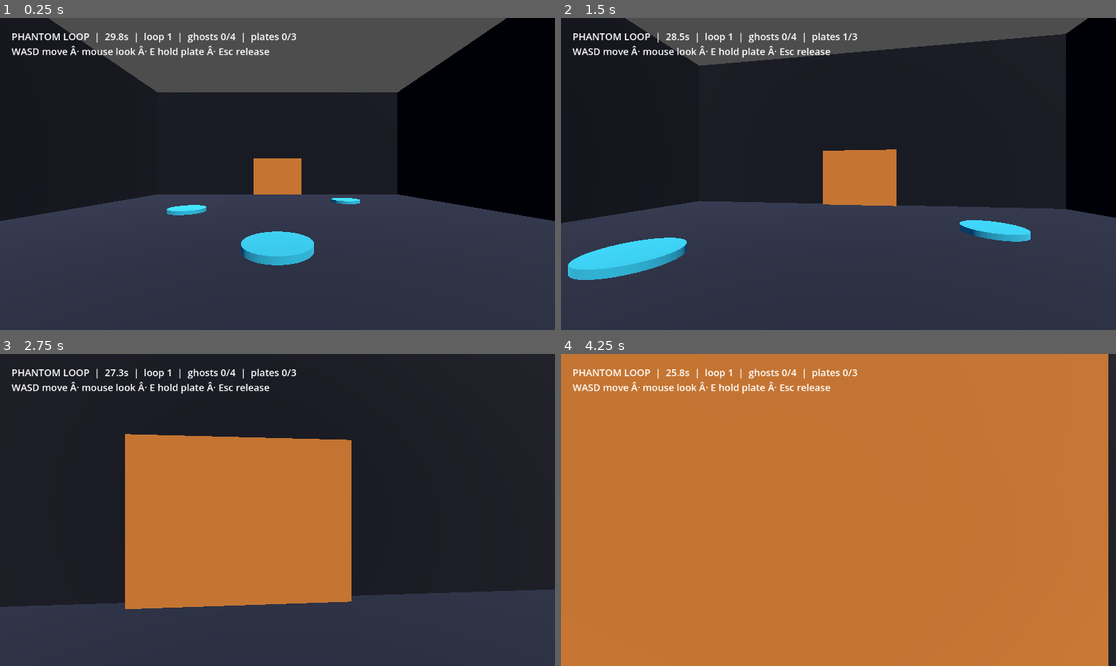
Above: before the commit, frames 1-4 (two rows, left to right).
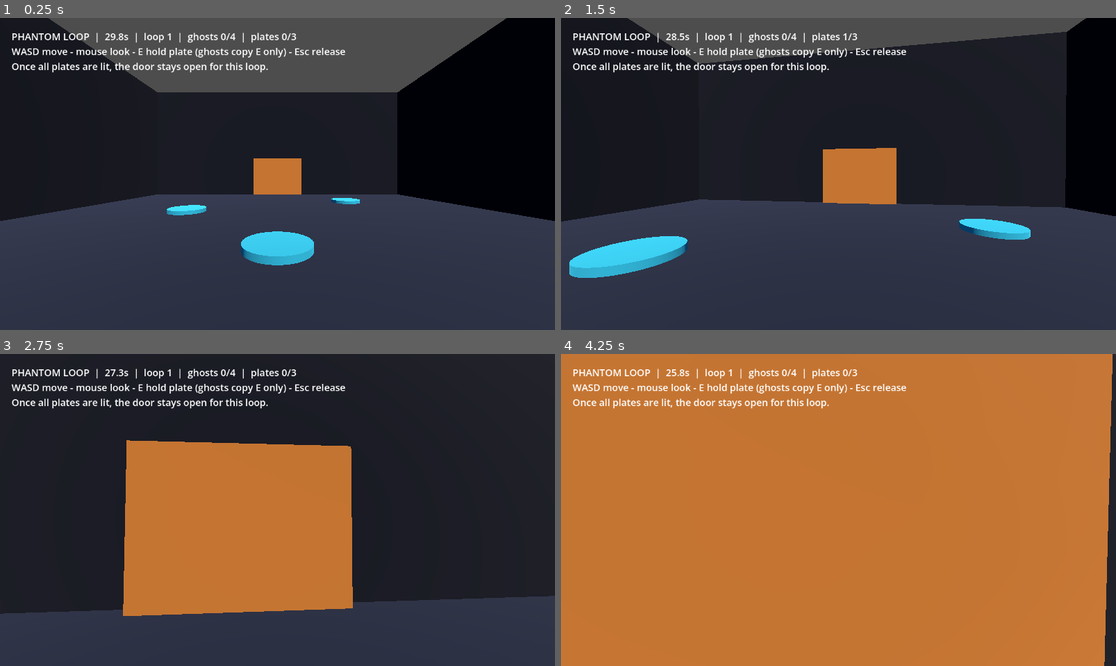
Above: after the commit, the same moments.

Repository: peakbuild112000/phantom-loop
Game: Godot game, scene res://scenes/main.tscn
Two runs of this game, one before a commit and one after it. Both use one fixed random seed, a clock stepped at 60 frames per second and the inputs below.
Inputs (mouse positions are in pixels of both pictures, inside the frame that each line leads up to):
- Up to frame 1 (0.25 s): no input
- Up to frame 2 (1.5 s): tap Enter at 0.5 s; move the mouse to (866, 174) at 0.52 s; hold E (interact) 0.53-1.28 s; hold W (move_forward) from 0.53 s (still down); click (866, 174) at 0.67 s; move the mouse to (810, 174) at 1.27 s; tap E (interact) at 1.35 s; click (810, 174) at 1.42 s
- Up to frame 3 (2.75 s): keep holding W (move_forward); move the mouse to (288, 503) at 2.02 s; hold E (interact) from 2.03 s (still down); click (288, 503) at 2.17 s
- Up to frame 4 (4.25 s): keep holding W (move_forward); move the mouse to (832, 516) at 2.77 s; release E (interact) at 2.78 s; tap E (interact) at 2.85 s; click (832, 516) at 2.92 s; tap R (restart) at 3.5 s; move the mouse to (877, 513) at 3.52 s; hold E (interact) from 3.53 s (still down); click (877, 513) at 3.67 s

The runs differ from the first frame. In frame 1, 1.1% of the frame differs, in the area x 2-63%, y 8-18%; in frame 2, 2.7%; in frame 3, 4.3%, in the area x 0-100%, y 8-84%; in frame 4, 1.5%.

Commit message:
fix: vertical mouse look, latch door open, English docs with demo links

Diff:
--- a/scripts/phantom_loop.gd
+++ b/scripts/phantom_loop.gd
@@ -1,8 +1,8 @@
 extends Node3D
 
-## PHANTOM LOOP â€” prototype central (Godot 4.6)
-## Ã€ copier dans res://scripts/phantom_loop.gd
-## Ã€ attacher au nÅ“ud racine de res://scenes/main.tscn
+## PHANTOM LOOP - central prototype (Godot 4.6)
+## Copy to res://scripts/phantom_loop.gd
+## Attach to the root Node3D of res://scenes/main.tscn
 
 const LOOP_SECONDS := 30.0
 const TICK := 1.0 / 60.0
@@ -19,9 +19,12 @@
 var _door: StaticBody3D
 var _door_col: CollisionShape3D
 var _player: CharacterBody3D
+var _cam: Camera3D
 var _label: Label
 var _loops := 1
 var _won := false
+var _door_latched := false
+var _pitch := 0.0
 
 func _ready() -> void:
 	_build_room()
@@ -46,6 +49,8 @@
 func _unhandled_input(event: InputEvent) -> void:
 	if event is InputEventMouseMotion and Input.mouse_mode == Input.MOUSE_MODE_CAPTURED:
 		_player.rotate_y(-event.relative.x * 0.0025)
+		_pitch = clampf(_pitch - event.relative.y * 0.0025, -1.2, 1.2)
+		_cam.rotation.x = _pitch
 	if event is InputEventMouseButton and event.button_index == MOUSE_BUTTON_LEFT and event.pressed:
 		if Input.mouse_mode != Input.MOUSE_MODE_CAPTURED:
 			Input.mouse_mode = Input.MOUSE_MODE_CAPTURED
@@ -91,8 +96,10 @@
 		plate.set_meta("active", active)
 		if not active:
 			all = false
-	_open_door(all)
-	if all and _player.global_position.z < -8.2:
+	if all:
+		_door_latched = true
+	_open_door(_door_latched)
+	if _door_latched and _player.global_position.z < -8.2:
 		_won = true
 		Input.mouse_mode = Input.MOUSE_MODE_VISIBLE
 
@@ -109,6 +116,9 @@
 	_time_left = LOOP_SECONDS
 	_acc = 0.0
 	_frames.clear()
+	_door_latched = false
+	_pitch = 0.0
+	_cam.rotation.x = 0.0
 	_player.global_position = Vector3(0.0, 1.0, 7.0)
 	_player.velocity = Vector3.ZERO
 	_open_door(false)
@@ -149,9 +159,9 @@
 		if p.has_meta("active") and p.get_meta("active"):
 			active += 1
 	if _won:
-		_label.text = "ESCAPED in %d loops â€” press R to replay" % _loops
+		_label.text = "ESCAPED in %d loops - press R to replay" % _loops
 	else:
-		_label.text = "PHANTOM LOOP  |  %04.1fs  |  loop %d  |  ghosts %d/%d  |  plates %d/%d\nWASD move Â· mouse look Â· E hold plate Â· Esc release" % [_time_left, _loops, _ghosts.size(), MAX_GHOSTS, active, _plates.size()]
+		_label.text = "PHANTOM LOOP  |  %04.1fs  |  loop %d  |  ghosts %d/%d  |  plates %d/%d\nWASD move - mouse look - E hold plate (ghosts copy E only) - Esc release\nOnce all plates are lit, the door stays open for this loop." % [_time_left, _loops, _ghosts.size(), MAX_GHOSTS, active, _plates.size()]
 
 func _build_room() -> void:
 	var dark := Color(0.07, 0.08, 0.13)
@@ -230,9 +240,9 @@
 	capsule.height = 1.6
 	col.shape = capsule
 	_player.add_child(col)
-	var cam := Camera3D.new()
-	cam.position = Vector3(0, 0.7, 0)
-	_player.add_child(cam)
+	_cam = Camera3D.new()
+	_cam.position = Vector3(0, 0.7, 0)
+	_player.add_child(_cam)
 	add_child(_player)
 	_player.global_position = Vector3(0, 1, 7)
 
Not shown, changed: docs/COPY_ME.md
Not shown, changed: docs/PHANTOM_LOOP.md
